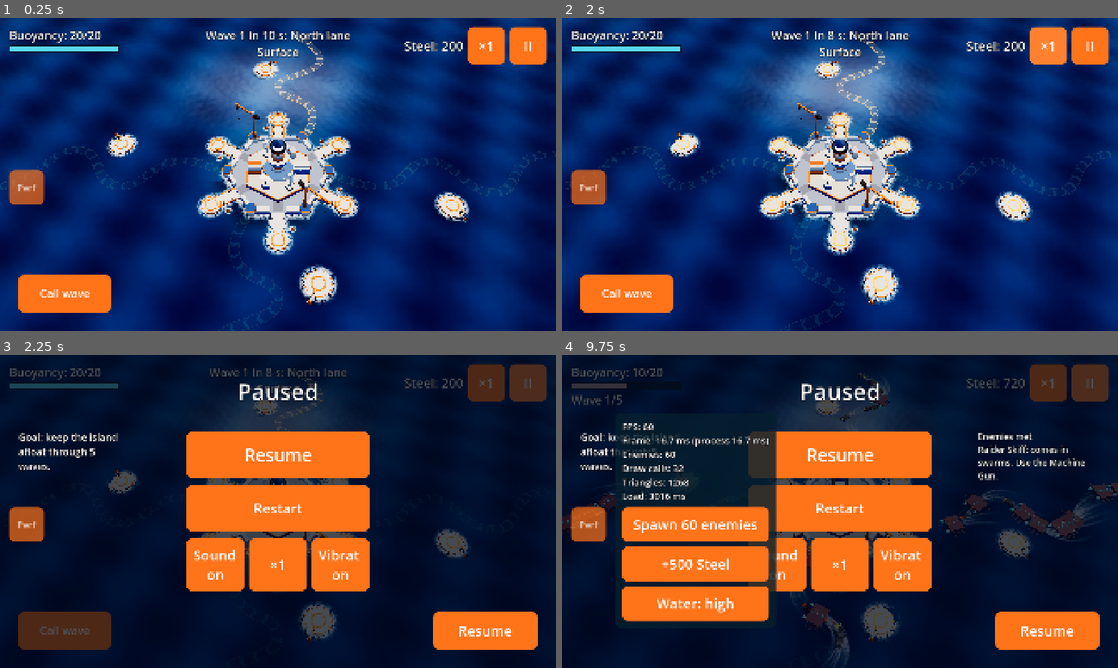
Above: before the commit, frames 1-4 (two rows, left to right).
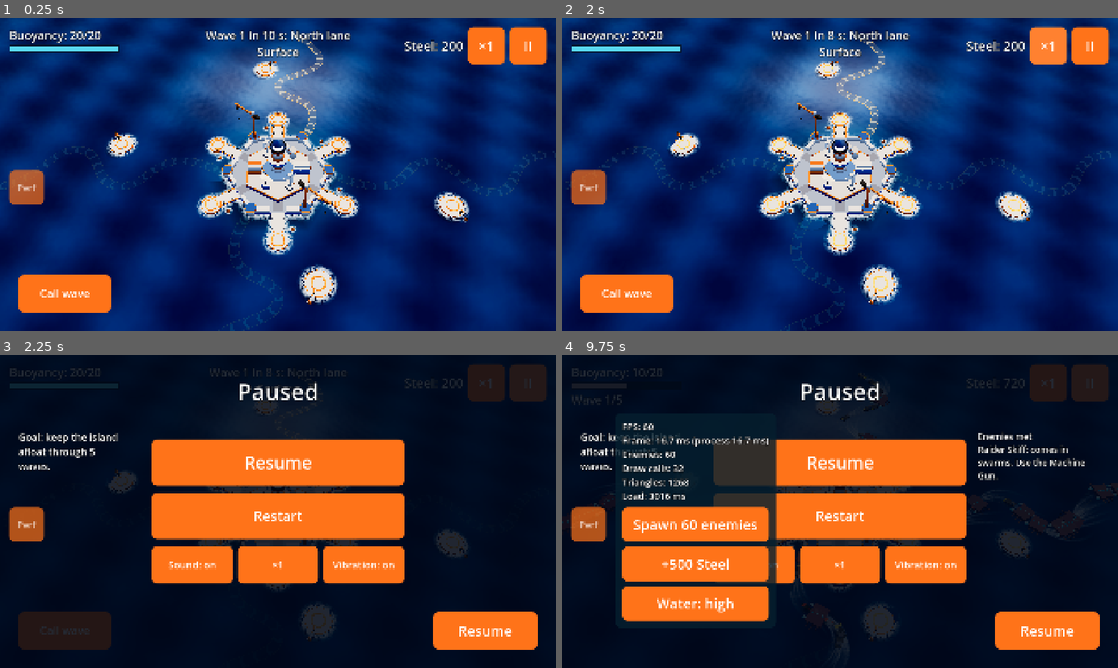
Above: after the commit, the same moments.

Repository: tinydustrystudio-hub/Hai-trinh
Game: Godot game, scene res://main/boot.tscn
Two runs of this game, one before a commit and one after it. Both use one fixed random seed, a clock stepped at 60 frames per second and the inputs below.
Inputs:
- Up to frame 1 (0.25 s): no input
- Up to frame 2 (2 s): click "×1" at 0.5 s; click "×2" at 1.25 s
- Up to frame 3 (2.25 s): click "II" at 2 s
- Up to frame 4 (9.75 s): click "Restart" at 2.75 s; click "Call wave" at 3.5 s; click "Perf" at 4.25 s; click "Spawn 60 enemies" at 5 s; click "+500 Steel" at 5.75 s; click "Water: high" at 6.5 s; click "Water: low" at 7.25 s; click "×1" at 8 s; click "×2" at 8.75 s; click "II" at 9.5 s

Frames 1-2 are identical in both runs. In frame 3, 19% of the frame differs, in the area x 1-99%, y 3-95%; in frame 4, 15%.

Commit message:
Bước 11: màn Tạm dừng tối hơn, nút cài đặt nhanh rộng hơn
Co-Authored-By: Claude Opus 5.5 <noreply@anthropic.com>
Claude-Session: https://claude.ai/code/session_017DSNC8MWevobFBo6fQDEF6

Diff:
--- a/ui/pause_menu.gd
+++ b/ui/pause_menu.gd
@@ -10,6 +10,7 @@
 
 const BIG_BUTTON: Vector2 = Vector2(520, 160)
 const BUTTON: Vector2 = Vector2(360, 130)
+const QUICK_BUTTON: Vector2 = Vector2(280, 130)
 
 var _resume_big: Button
 var _restart: Button
@@ -26,7 +27,7 @@
 	set_anchors_preset(Control.PRESET_FULL_RECT)
 	mouse_filter = Control.MOUSE_FILTER_STOP
 	var shade: ColorRect = ColorRect.new()
-	shade.color = Color(0.0, 0.03, 0.08, 0.7)
+	shade.color = Color(0.0, 0.03, 0.08, 0.86)
 	shade.set_anchors_preset(Control.PRESET_FULL_RECT)
 	add_child(shade)
 	var title: Label = UiStyle.label(UiStyle.TITLE_SIZE - 16)
@@ -53,13 +54,16 @@
 	quick.add_theme_constant_override(&"separation", 16)
 	quick.alignment = BoxContainer.ALIGNMENT_CENTER
 	center.add_child(quick)
-	_sound = UiStyle.primary_button(&"", Vector2(200, 130))
+	_sound = UiStyle.primary_button(&"", QUICK_BUTTON)
+	_sound.add_theme_font_size_override(&"font_size", 34)
 	_sound.pressed.connect(_on_sound_pressed)
 	quick.add_child(_sound)
-	_speed = UiStyle.primary_button(&"", Vector2(200, 130))
+	_speed = UiStyle.primary_button(&"", QUICK_BUTTON)
+	_speed.add_theme_font_size_override(&"font_size", 34)
 	_speed.pressed.connect(speed_toggled.emit)
 	quick.add_child(_speed)
-	_vibration = UiStyle.primary_button(&"", Vector2(200, 130))
+	_vibration = UiStyle.primary_button(&"", QUICK_BUTTON)
+	_vibration.add_theme_font_size_override(&"font_size", 34)
 	_vibration.pressed.connect(_on_vibration_pressed)
 	quick.add_child(_vibration)
 	_objective = UiStyle.label(34)
